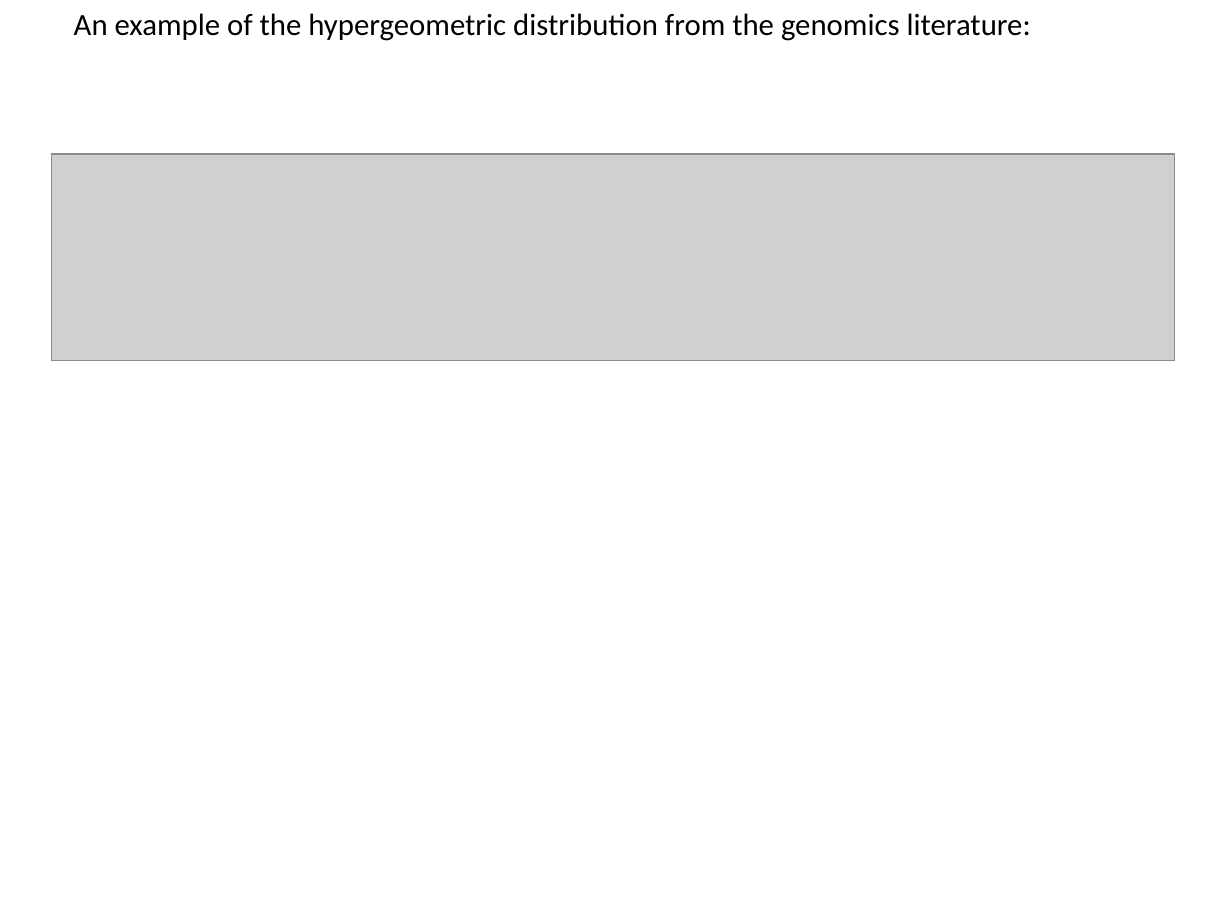
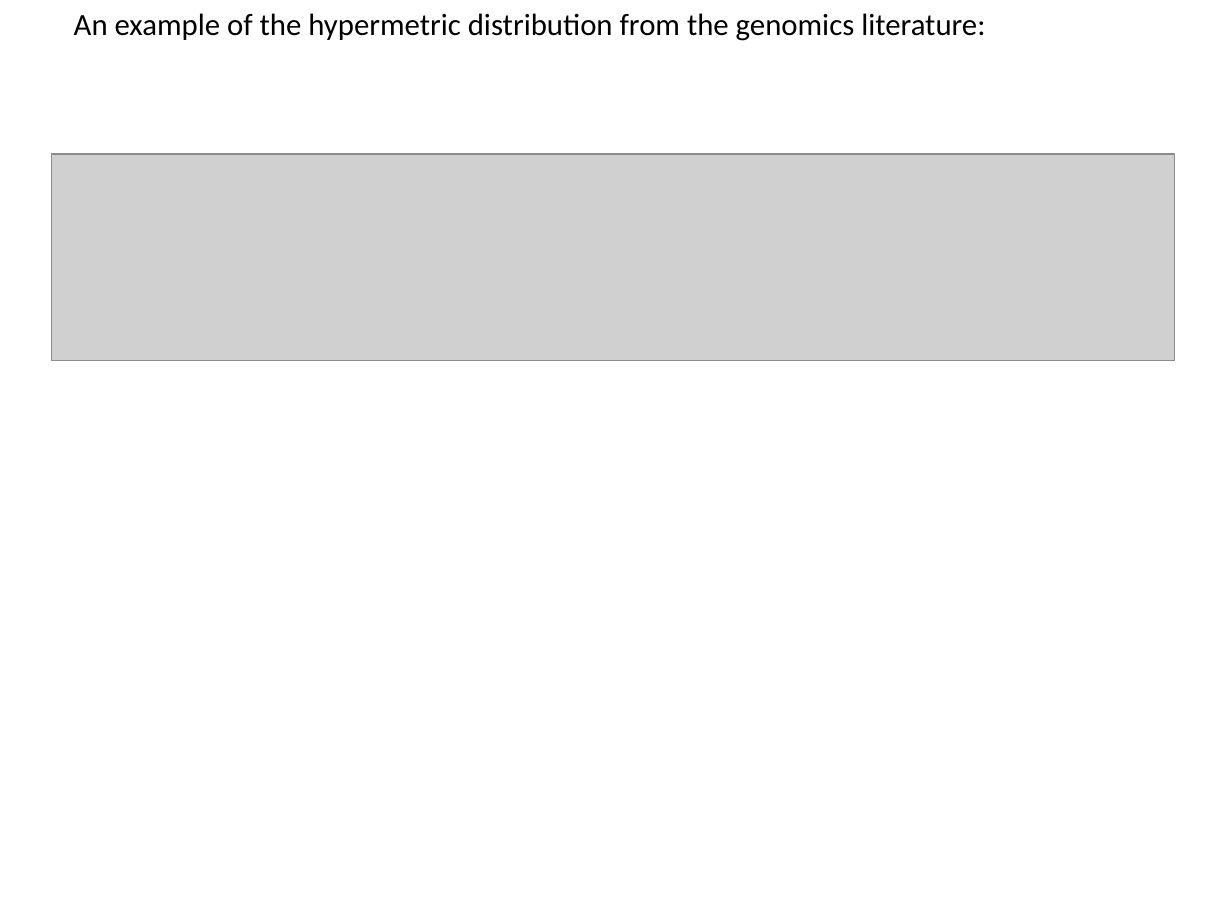
Before and after one commit to afodor/afodor.github.io, a slide deck: slide 14 of classes/stats2015/Lecture7.pptx. Drawn at 1232x924 pixels with LibreOffice and Linux fonts; fonts in the diff are those of the drawing; grey boxes stand for pictures. Boxes give left, top, right and bottom in pixels: in the first picture for what was removed or moved away, otherwise in the second. Text is boxed around its words. In the diff, an @@ line names an element or a change of style, - is before the commit and + after.

```diff
--- a/classes/stats2015/Lecture7.pptx
+++ b/classes/stats2015/Lecture7.pptx
@@ text at [74,13,985,41]: text changed @@
-An example of the hypergeometric distribution from the genomics literature:
+An example of the hypermetric distribution from the genomics literature:
```
Also in this commit, not shown: 6 other slides changed, 1 slide added, 3 slides removed.
